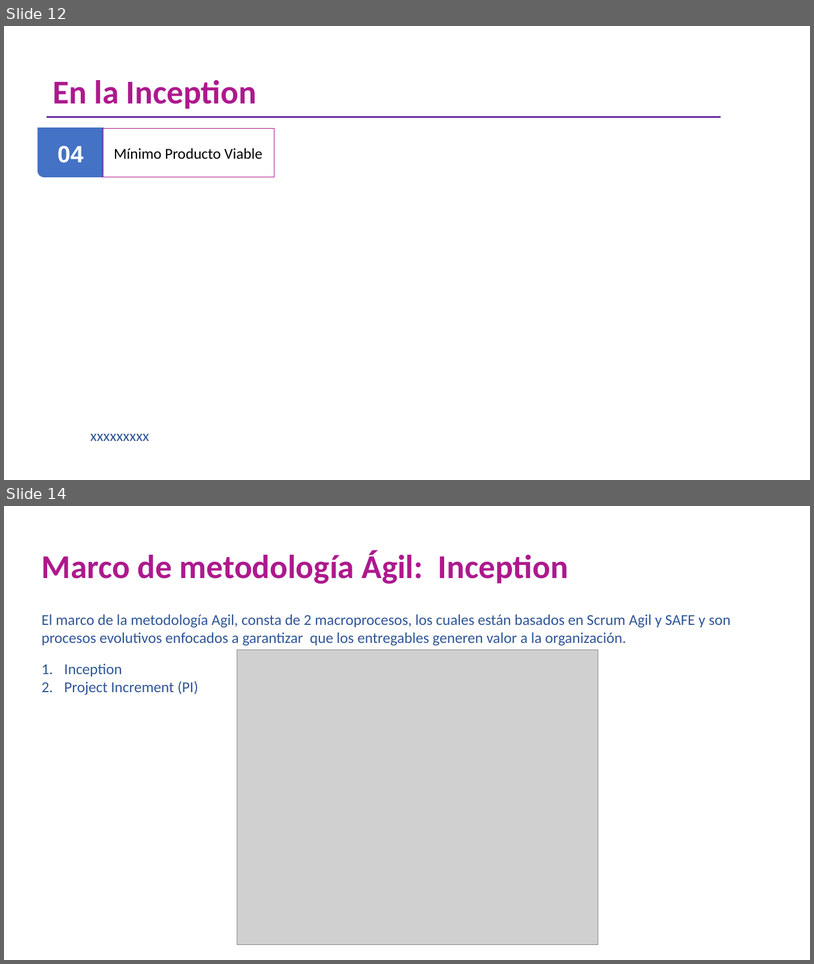
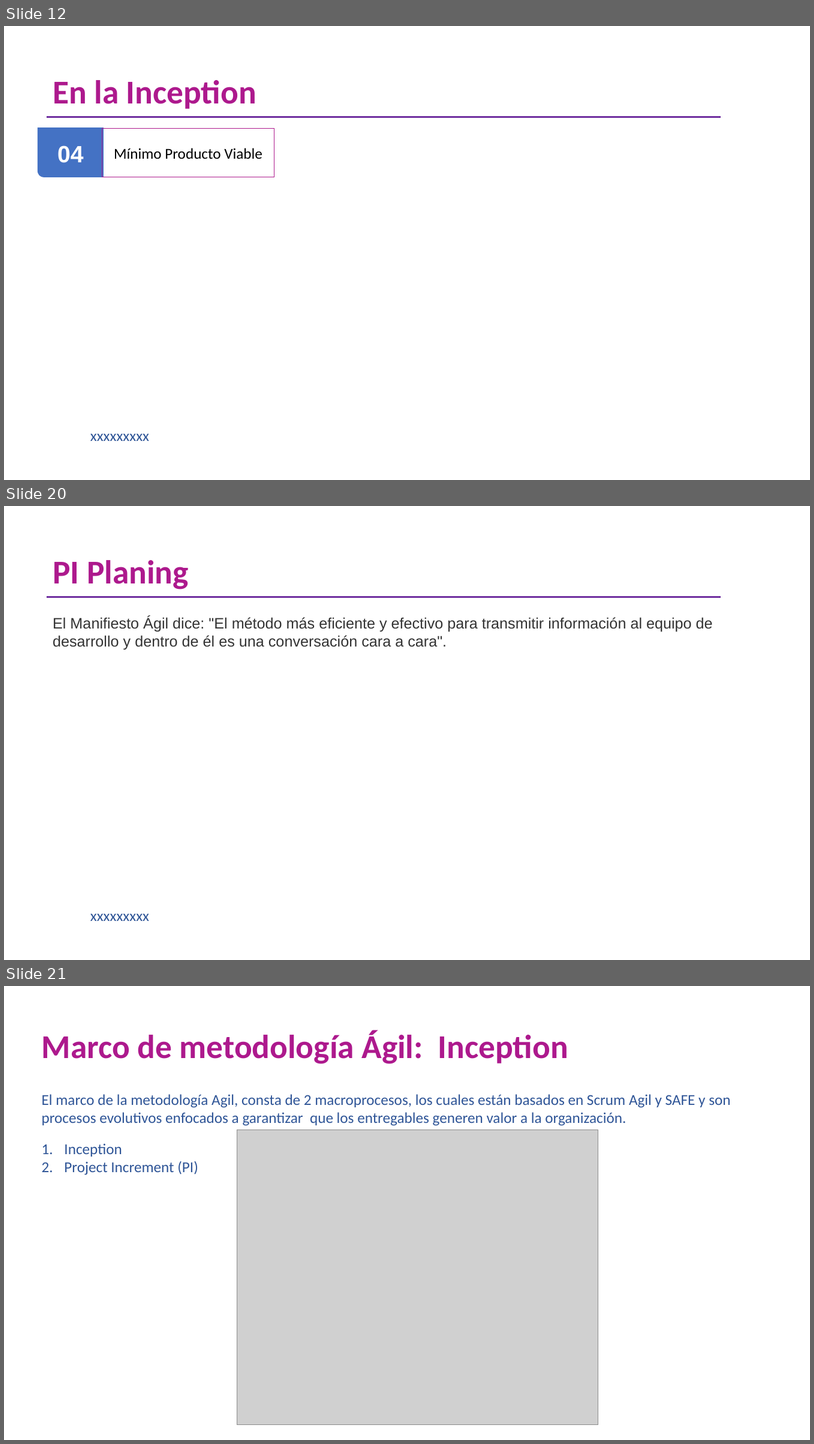
Before and after one commit to omesan/Agile, a slide deck: Stefanini/Stefanini.Clientes/Stefanini.Cliente.Experian/PMO metodología V.4.pptx. Shown one above the other, each under a label of ours: slides 12 and 14 before the commit, slides 12, 20 and 21 after it; the slides between them are not shown. The pictures are 814x964 and 814x1444 pixels, drawn with LibreOffice and Linux fonts; fonts in the diff are those of the drawing; grey boxes stand for pictures; background and template pictures are left out. Boxes give left, top, right and bottom in pixels: in the first picture for what was removed or moved away, otherwise in the second. Text is boxed around its words. In the diff, an @@ line names an element or a change of style, - is before the commit and + after.

```diff
--- a/Stefanini/Stefanini.Clientes/Stefanini.Cliente.Experian/PMO metodología V.4.pptx
+++ b/Stefanini/Stefanini.Clientes/Stefanini.Cliente.Experian/PMO metodología V.4.pptx
@@ slide 20 added at (4,506,810,960), background #FFFFFF @@
@@ title added at (53,560,189,589), 39.6 pt, text #AD198D, bold @@
+PI Planing
@@ line added from (47, 597) to (721, 597), #7030A0 2.25 pt @@
@@ text added at (53,616,713,650), 18 pt, text #333333 @@
+El Manifiesto Ágil dice: "El método más eficiente y efectivo para transmitir información al equipo de desarrollo y dentro de él es una conversación cara a cara".
@@ text added at (90,913,149,921), 18 pt, text #2F5597 @@
+  xxxxxxxxx
@@ what was slide 14 is now slide 21 @@
```
Also in this commit, not shown: 5 slides changed, 6 other slides added, 2 other files.
